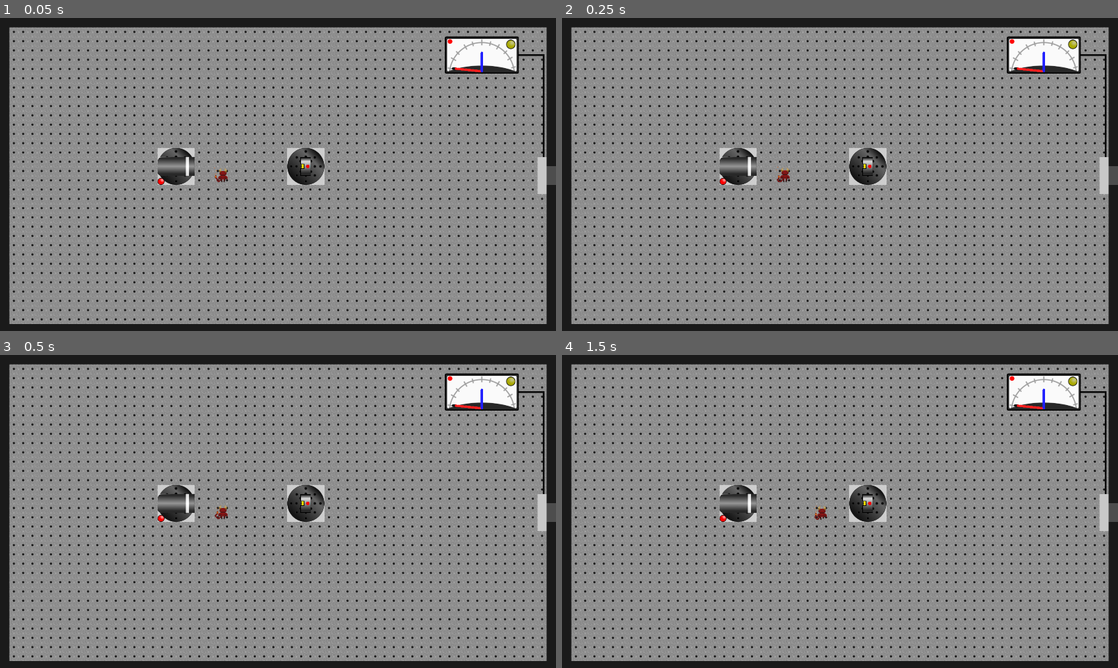
Above: before the commit, frames 1-4 (two rows, left to right).
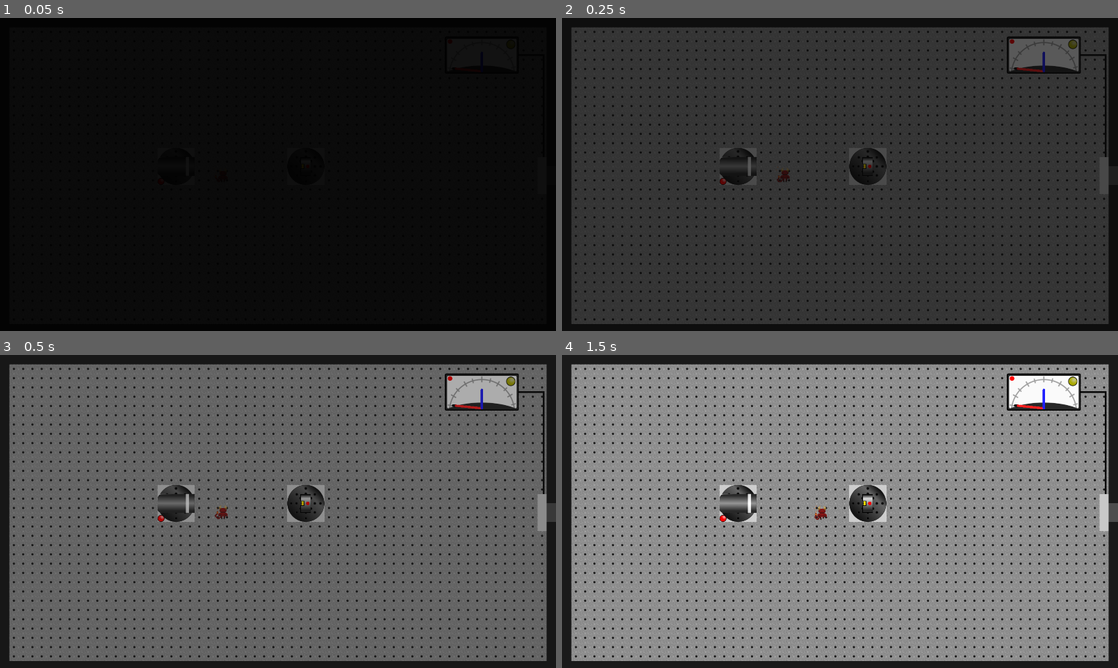
Above: after the commit, the same moments.

Repository: mbapplegate/maxwellDemon
Game: Godot game, scene res://worlds/world_template.tscn
Same seed, same stepped clock (60 frames per second), same inputs: the game is played once before the commit and once after it. The project has no main scene, so this scene is started directly.
Inputs:
- Up to frame 1 (0.05 s): no input
- Up to frame 2 (0.25 s): no input
- Up to frame 3 (0.5 s): no input
- Up to frame 4 (1.5 s): hold Right (right) 0.53-1.28 s; hold Shift (pull) 0.53-1.28 s; hold Down (down) from 1.28 s (still down); tap Q (rotateCCW) at 1.35 s

The runs differ from the first frame. In frame 1, 90% of the frame differs, in the area x 1-100%, y 2-98%; in frame 2, 89%; in frame 3, 86%; in frame 4, nothing differs.

Commit message:
Added world template

Diff:
--- a/scenes/Player/player.gd
+++ b/scenes/Player/player.gd
@@ -82,7 +82,7 @@
 			global_position.y >= screen_size.y or    \
 			global_position.y <= -SPRITE_SIZE.y:
 					levelComplete.emit()
-					print("Winner winner chicken dinner")
+					#print("Winner winner chicken dinner")
 
 
 func validate_movement(testLoc:Vector2, direction:Vector2):
--- a/worlds/world_template.gd
+++ b/worlds/world_template.gd
@@ -6,18 +6,29 @@
 @onready var detMeter = $DetectorMeter
 @onready var player = $Player
 @onready var wire = $goalWire
+@onready var fader = $screenFader
+
+@export var nextScenePath = "res://worlds/world_template.tscn"
 
 const WIRE_OFF_COLOR = Color(10/255.0,10/255.0,10/255.0)
 const WIRE_ON_COLOR = Color(240/255.0,240/255.0,60/255.0)
+const FADE_IN_TIME = 0.75
+const FADE_OUT_TIME = 0.5
 
 # Called when the node enters the scene tree for the first time.
 func _ready():
+	var tween = get_tree().create_tween()
+	tween.set_trans(Tween.TRANS_LINEAR)
+	tween.set_ease(Tween.EASE_IN)
+	tween.tween_property(fader,"color",Color(0.1,0.1,0.1,0.0),FADE_IN_TIME)
+
 	detMeter.goalMetChanged.connect(_toggleDoor)
 	player.levelComplete.connect(_next_level)
 	wire.modulate = WIRE_OFF_COLOR
 	for child in get_children():
 		if child is pushableObject:
 			child.initialize()
+	await tween.finished
 
 func _ray_hit(photonObj:Object, _collPoint:Vector2, _collNormal:Vector2, _collider:Object):
 	photonObj.rayDying = true
@@ -31,4 +42,9 @@
 		door.closeDoor()
 
 func _next_level():
-	pass
+	var tween = get_tree().create_tween()
+	tween.set_trans(Tween.TRANS_LINEAR)
+	tween.set_ease(Tween.EASE_OUT)
+	tween.tween_property(fader,"color",Color(0.1,0.1,0.1,1.0),FADE_OUT_TIME)
+	await tween.finished
+	get_tree().change_scene_to_file(nextScenePath)
--- a/worlds/world_template.tscn
+++ b/worlds/world_template.tscn
@@ -60,3 +60,9 @@
 
 [node name="LaserSource" parent="." instance=ExtResource("8_4hlqj")]
 position = Vector2(614.925, 503.77)
+
+[node name="screenFader" type="ColorRect" parent="."]
+z_index = 1
+offset_right = 1920.0
+offset_bottom = 1088.0
+color = Color(0, 0, 0, 1)
